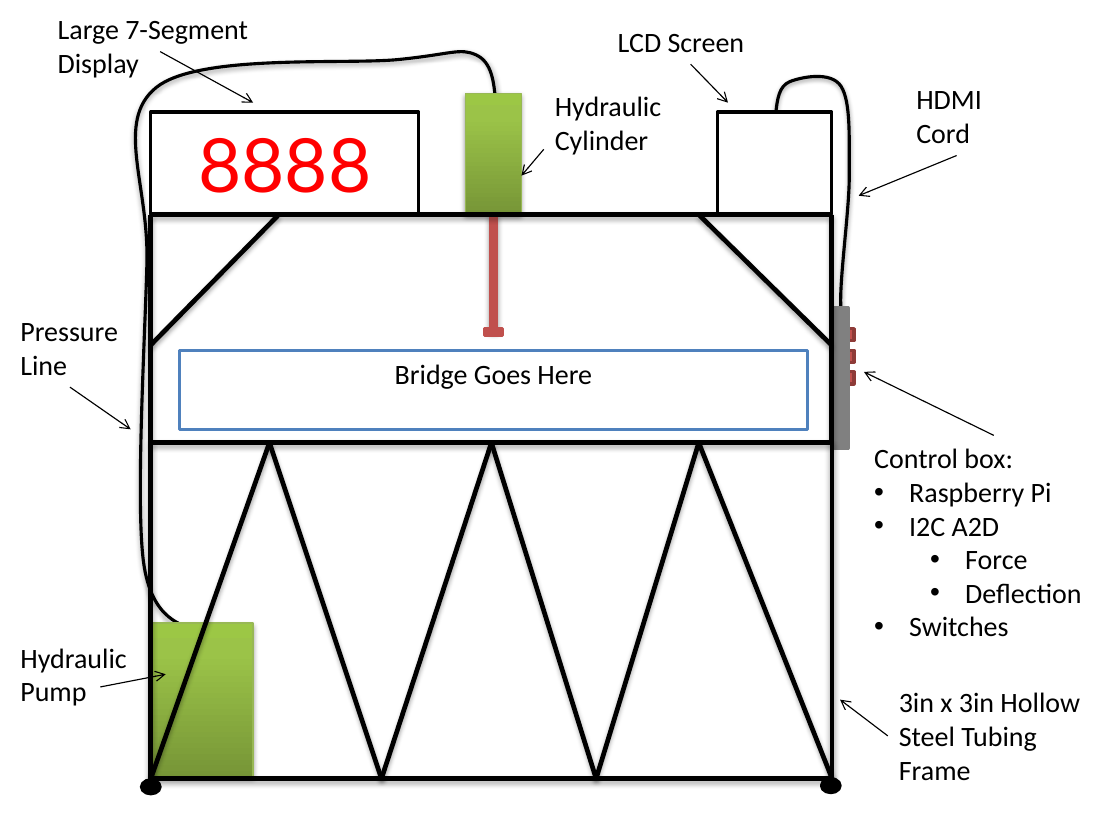
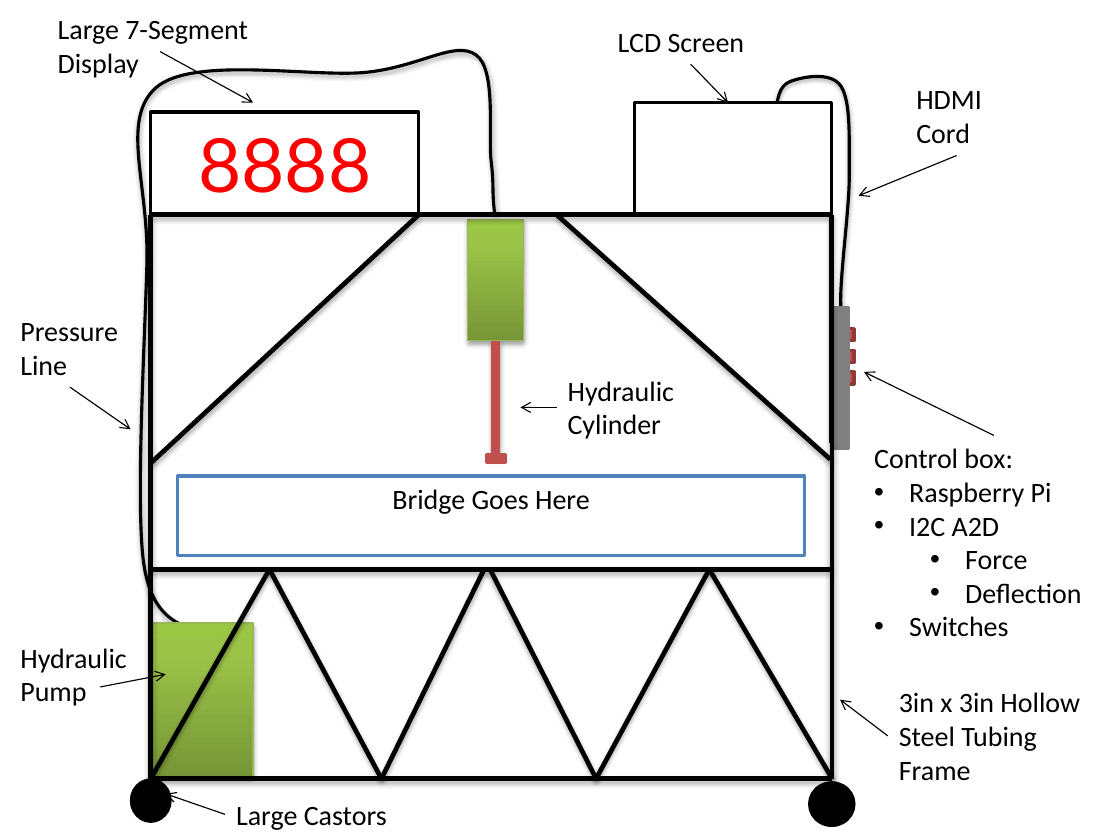
Before and after one commit to TheBengineer/Bridge-Tester, a slide deck: slide 7 of Presentations/February 10, 2014/Bridge Tester.pptx. Drawn at 1120x840 pixels with LibreOffice and Linux fonts; fonts in the diff are those of the drawing. Boxes give left, top, right and bottom in pixels: in the first picture for what was removed or moved away, otherwise in the second. Text is boxed around its words. In the diff, an @@ line names an element or a change of style, - is before the commit and + after.

```diff
--- a/Presentations/February 10, 2014/Bridge Tester.pptx
+++ b/Presentations/February 10, 2014/Bridge Tester.pptx
@@ freeform shape at <box>138,50,495,629</box>: outline redrawn @@
@@ rectangle: place and size @@
-rectangle at <box>718,112,832,215</box>
+rectangle at <box>635,103,832,215</box>
@@ line moved from (279, 215) - (150, 345) to (419, 215) - (152, 463) @@
@@ line moved from (699, 215) - (832, 345) to (557, 215) - (830, 459) @@
@@ text "Hydraulic": place and size @@
-text "Hydraulic" at <box>555,96,661,155</box>
+text "Hydraulic" at <box>568,381,674,439</box>
@@ arrow moved from (544, 149) - (522, 176) to (557, 408) - (521, 408) @@
@@ 3 rectangles, 2 lines: place and size @@
-3 rectangles, 2 lines at <box>151,93,832,442</box>
+3 rectangles, 2 lines at <box>149,220,831,569</box>
@@ line moved from (151, 778) - (270, 442) to (151, 778) - (270, 569) @@
@@ line moved from (382, 778) - (270, 442) to (382, 778) - (270, 569) @@
@@ line moved from (492, 442) - (382, 778) to (484, 569) - (382, 778) @@
@@ line moved from (596, 778) - (492, 442) to (596, 778) - (491, 569) @@
@@ line moved from (596, 778) - (699, 442) to (596, 778) - (709, 569) @@
@@ line moved from (832, 778) - (699, 442) to (832, 778) - (709, 569) @@
@@ ellipse: place and size @@
-ellipse at <box>141,780,160,793</box>
+ellipse at <box>131,780,170,821</box>
@@ arrow added from (225, 814) to (166, 794), #000000 0.75 pt @@
@@ text added at <box>236,807,387,830</box>, 18 pt, text #000000 @@
+Large Castors
@@ ellipse: place and size @@
-ellipse at <box>821,778,840,792</box>
+ellipse at <box>810,783,855,825</box>
```
Also in this commit, not shown: 5 other slides changed, 3 slides added, 2 slides removed, 1 other file.
